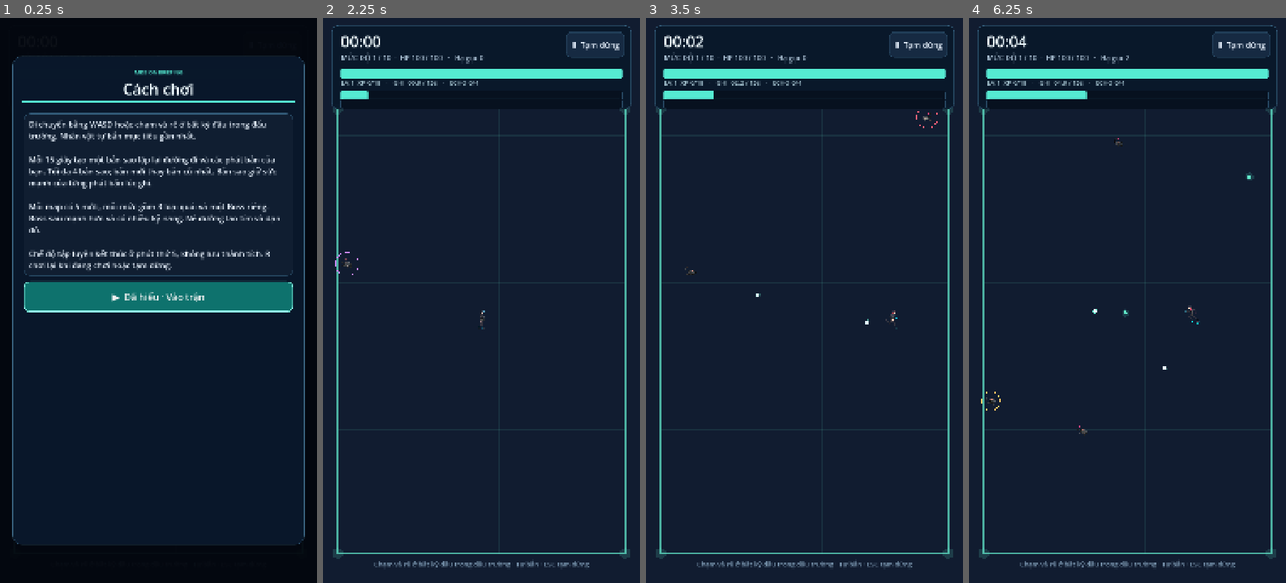
Above: before the commit, frames 1-4 (left to right).
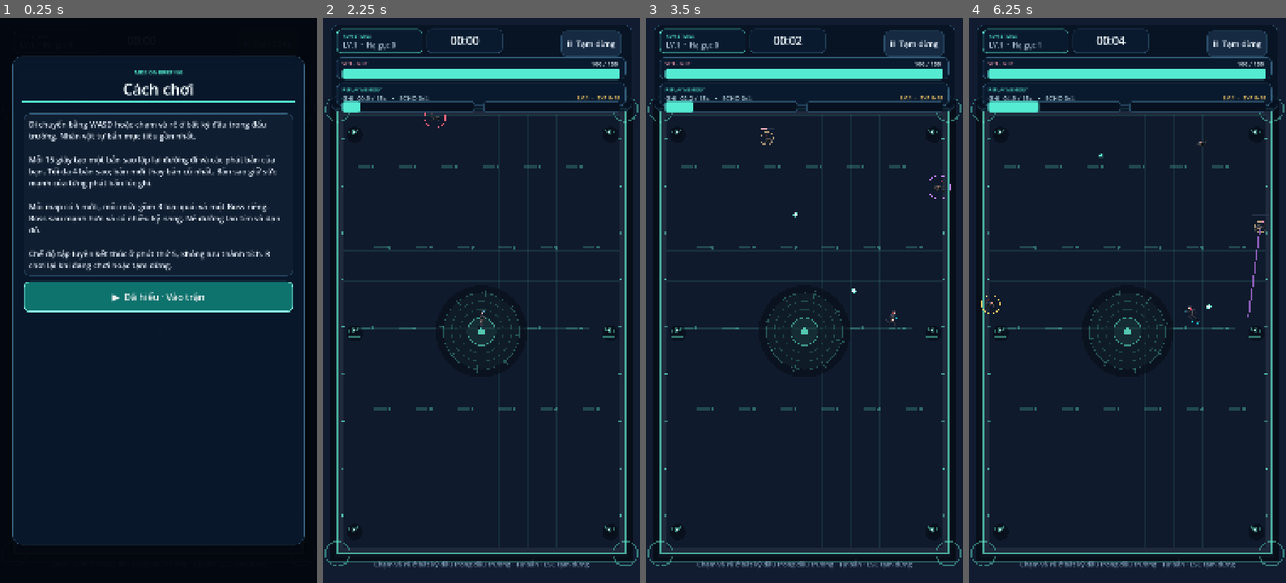
Above: after the commit, the same moments.

Repository: 2301NTTuan/replayborn
Game: Godot game, scene res://scenes/main.tscn
The game is run twice, just before and just after one commit, with the same random seed, the same clock (stepped at 60 frames per second) and the same inputs. This scene is started directly instead of the project's main scene.
Inputs (mouse positions are in pixels of both pictures, inside the frame that each line leads up to):
- Up to frame 1 (0.25 s): no input
- Up to frame 2 (2.25 s): click "▶ Đã hiểu · Vào trận" at 0.5 s; click "Ⅱ Tạm dừng" at 1.25 s; click "▶ Tiếp tục" at 2 s
- Up to frame 3 (3.5 s): tap Enter at 2.75 s; move the mouse to (874, 272) at 2.77 s; hold D (move_right) from 2.78 s (still down); click (874, 272) at 2.92 s
- Up to frame 4 (6.25 s): release D (move_right) at 3.5 s; drag from (1064, 328) to (1111, 413) at 3.52 s; move the mouse to (1159, 176) at 4.27 s; hold D (move_right) 4.28-5 s; click (1159, 176) at 4.42 s; drag from (1111, 413) to (1032, 215) at 5.02 s; move the mouse to (1222, 385) at 5.77 s; hold A (move_left) from 5.78 s (still down); click (1222, 385) at 5.92 s

The runs differ from the first frame. In frame 2, 5.2% of the frame differs, in the area x 0-100%, y 1-97%; in frame 3, 5.4%; in frame 4, 5.9%.

Commit message:
Audit assets and tune enemy wave progression

Diff:
--- a/scripts/core/director.gd
+++ b/scripts/core/director.gd
@@ -1,19 +1,23 @@
 extends RefCounted
+
 const Catalog = preload("res://scripts/data/catalog.gd")
+const LEVEL_COUNT := 5
+
 var game: Node
-var spawn_left: float = 0.6
+var spawn_left: float = 0.8
 var boss_spawned: bool = false
 var stage: int = 0
 var boss_defeated: int = 0
-const LEVEL_COUNT := 5
 var level_duration: float = 60.0
+var next_horde_at: float = 30.0
+var horde_index: int = 0
 
 func _init(owner_game: Node) -> void:
 	game = owner_game
 
 func advance(delta: float) -> void:
 	if game.practice:
-		stage = mini(5, int(game.run_time / 60.0))
+		stage = mini(LEVEL_COUNT, int(game.run_time / 60.0))
 	else:
 		stage = mini(LEVEL_COUNT - 1, boss_defeated)
 		if game.run_time >= float(boss_defeated + 1) * level_duration and not boss_spawned:
@@ -22,16 +26,48 @@
 			game.hud.announce("boss_arrives")
 	if boss_spawned:
 		return
+	# A horde window starts at 30s and repeats. Between windows the arena breathes.
+	if game.run_time >= next_horde_at:
+		spawn_horde()
+		next_horde_at += maxf(28.0, 44.0 - minf(12.0, game.run_time * 0.018))
+		spawn_left = 0.9
+		return
 	spawn_left -= delta
-	if spawn_left > 0 or game.enemies.size() >= 70:
+	if spawn_left > 0 or game.enemies.size() >= 80:
 		return
-	var order: Array[int] = game.map_data.enemies_for_stage(stage)
+	var order: Array[int] = game.map_data.enemies_for_stage(mini(stage, LEVEL_COUNT - 1))
+	if order.is_empty():
+		return
 	var data: Resource = Catalog.ENEMIES[order.pick_random()]
 	var elite: int = 0
-	if game.run_time >= 180 and randf() < 0.13:
-		elite = 1 if game.run_time < 300 or randf() < 0.5 else 2
-	game.spawn_enemy(data, elite, game.map_data.spawn_scale * (1.0 + stage * 0.22))
-	spawn_left = maxf(0.30, 0.92 - stage * 0.10) / game.map_data.spawn_scale
+	if game.run_time >= 90 and randf() < minf(0.28, 0.07 + game.run_time * 0.0005):
+		elite = 1 if randf() < 0.72 else 2
+	game.spawn_enemy(data, elite, enemy_difficulty())
+	# The opening is deliberately calm, then the single-spawn cadence tightens.
+	var cadence := 1.35 - minf(0.58, game.run_time * 0.0017) - stage * 0.04
+	spawn_left = maxf(0.38, cadence) / game.map_data.spawn_scale
+
+func spawn_horde() -> void:
+	if game.enemies.size() >= 80:
+		return
+	horde_index += 1
+	var order: Array[int] = game.map_data.enemies_for_stage(mini(stage, LEVEL_COUNT - 1))
+	if order.is_empty():
+		return
+	var count := clampi(7 + int(game.run_time / 55.0) + stage * 2, 7, 18)
+	var capacity: int = 80 - game.enemies.size()
+	count = mini(count, capacity)
+	for index in range(count):
+		var data: Resource = Catalog.ENEMIES[order[(index + horde_index) % order.size()]]
+		var elite := 1 if game.run_time >= 120 and index % 7 == 0 else 0
+		if game.run_time >= 240 and index % 11 == 0:
+			elite = 2
+		game.spawn_enemy(data, elite, enemy_difficulty())
+
+func enemy_difficulty() -> float:
+	# Health grows steadily; the cap keeps late practice playable while still dramatic.
+	var time_growth := minf(2.65, game.run_time * 0.0065)
+	return (1.0 + time_growth + stage * 0.14) * game.map_data.spawn_scale
 
 func complete_boss() -> void:
 	if not boss_spawned:
@@ -42,5 +78,6 @@
 		game.boss_killed = true
 	else:
 		stage = boss_defeated
+		next_horde_at = maxf(next_horde_at, game.run_time + 12.0)
 		spawn_left = 0.4
 		game.hud.announce("level_cleared")
--- a/scripts/enemy.gd
+++ b/scripts/enemy.gd
@@ -32,7 +32,7 @@
 	max_health = health
 	radius = data.radius * (1.2 if elite > 0 else 1.0)
 	speed = data.speed * (1.3 if elite == 1 else 1.0)
-	contact_damage = data.damage + (5 if elite > 0 else 0)
+	contact_damage = maxi(1, roundi(data.damage * (0.90 + (difficulty - 1.0) * 0.52))) + (5 if elite > 0 else 0)
 	orbit_sign = -1 if randf() < 0.5 else 1
 
 func advance(delta: float) -> void:
--- a/scripts/main.gd
+++ b/scripts/main.gd
@@ -37,7 +37,6 @@
 var kills: int = 0
 var run_tick: int = 0
 var run_time: float = 0
-var next_upgrade_tick: int = 1800
 var won: bool = false
 var practice: bool = false
 var reduced_effects: bool = false
@@ -157,10 +156,6 @@
 		finish(true)
 	elif run_tick >= 54000:
 		finish(false)
-	elif run_tick >= next_upgrade_tick and run_level == 1:
-		# Guarantee the first choice even when a short run has few enemies.
-		next_upgrade_tick += 1800
-		offer_upgrades()
 	hud.refresh()
 	queue_redraw()
 
@@ -288,15 +283,6 @@
 	hud.show_result()
 
 func _draw() -> void:
-	draw_rect(ARENA, Color("111c30"))
-	var map_accent: Color = map_data.accent if map_data != null else Color("62eacb")
-	for x in range(100, 1030, 100):
-		draw_line(Vector2(x, 310), Vector2(x, 1820), Color(map_accent, 0.10), 1)
-	for y in range(400, 1820, 100):
-		draw_line(Vector2(50, y), Vector2(1030, y), Color(map_accent, 0.10), 1)
-	for corner in [ARENA.position, Vector2(ARENA.end.x, ARENA.position.y), Vector2(ARENA.position.x, ARENA.end.y), ARENA.end]:
-		draw_circle(corner, 18, Color(map_accent, 0.16))
-	draw_rect(ARENA, Color(map_accent, 0.72), false, 5)
 	if art != null:
 		art.draw_projectiles(self)
 	if combat == null:
--- /dev/null
+++ b/scripts/visuals/arena_map.gd
@@ -0,0 +1,87 @@
+extends Node2D
+
+var arena: Rect2
+var base: Color
+var accent: Color
+var map_id: String
+var phase: float = 0.0
+
+func configure(value: Rect2, background: Color, map_accent: Color, id: String) -> void:
+	arena = value
+	base = background
+	accent = map_accent
+	map_id = id
+	queue_redraw()
+
+func _process(delta: float) -> void:
+	phase += delta
+	queue_redraw()
+
+func _draw() -> void:
+	if arena.size == Vector2.ZERO:
+		return
+	var outer := arena.grow(28)
+	var inner := arena.grow(-20)
+	var deep := base.darkened(0.50)
+	var panel := base.lightened(0.06)
+	var line := Color(accent, 0.20)
+	var soft_line := Color(accent, 0.10)
+	# Outer hull, interior plating and a clear walkable boundary.
+	draw_rect(outer, deep)
+	draw_rect(arena.grow(12), base.darkened(0.28))
+	draw_rect(arena, panel)
+	draw_rect(inner, base.darkened(0.08))
+	draw_rect(outer, Color(accent, 0.30), false, 3)
+	draw_rect(arena, Color(accent, 0.70), false, 5)
+	draw_rect(inner, Color(accent, 0.13), false, 2)
+	# Deck panels: large quiet areas make enemies, shots and echoes readable.
+	for x in range(int(inner.position.x) + 40, int(inner.end.x), 98):
+		draw_line(Vector2(x, inner.position.y), Vector2(x, inner.end.y), soft_line, 1)
+	for y in range(int(inner.position.y) + 44, int(inner.end.y), 104):
+		draw_line(Vector2(inner.position.x, y), Vector2(inner.end.x, y), soft_line, 1)
+	# Broken circuit lanes avoid the perfectly even debug-grid look.
+	for lane in range(4):
+		var y := inner.position.y + 176.0 + lane * 274.0
+		var left := inner.position.x + 48.0 + (lane % 2) * 56.0
+		var right := inner.end.x - 48.0 - ((lane + 1) % 2) * 56.0
+		draw_line(Vector2(left, y), Vector2(right, y), Color(accent, 0.16), 2)
+		for x in range(int(left), int(right), 142):
+			draw_rect(Rect2(x, y - 4, 42, 8), Color(accent, 0.22))
+			draw_circle(Vector2(x + 52, y), 5, Color(accent, 0.38))
+	# The replay core makes the arena identifiable at a glance.
+	var core := arena.get_center()
+	draw_circle(core, 156, Color(base.darkened(0.45), 0.72))
+	draw_circle(core, 128, Color(accent, 0.045))
+	for ring in range(3):
+		var radius := 74.0 + ring * 28.0
+		draw_arc(core, radius, -phase * (0.32 + ring * 0.08), TAU - phase * (0.32 + ring * 0.08), 64, Color(accent, 0.17 + ring * 0.06), 2)
+	for spoke in range(8):
+		var angle := TAU * spoke / 8.0 + phase * 0.12
+		var a := core + Vector2.from_angle(angle) * 114.0
+		var b := core + Vector2.from_angle(angle) * 142.0
+		draw_line(a, b, Color(accent, 0.30), 3)
+	draw_circle(core, 47 + sin(phase * 2.0) * 3.0, Color(accent, 0.08))
+	draw_arc(core, 47, 0, TAU, 32, Color(accent, 0.56), 3)
+	draw_circle(core, 12, Color(accent, 0.82))
+	# Environmental pylons are intentionally outside the active lane, so they do not block movement.
+	var pylons := [
+		Vector2(arena.position.x + 54, arena.position.y + 80), Vector2(arena.end.x - 54, arena.position.y + 80),
+		Vector2(arena.position.x + 54, arena.end.y - 80), Vector2(arena.end.x - 54, arena.end.y - 80),
+		Vector2(arena.position.x + 54, core.y), Vector2(arena.end.x - 54, core.y)
+	]
+	for index in range(pylons.size()):
+		draw_pylon(pylons[index], index)
+	# Corner brackets and small status lights finish the boundary without visual noise.
+	for corner in [arena.position, Vector2(arena.end.x, arena.position.y), Vector2(arena.position.x, arena.end.y), arena.end]:
+		draw_arc(corner, 42, 0, TAU, 24, Color(accent, 0.45), 4)
+	for y in range(int(arena.position.y) + 100, int(arena.end.y) - 60, 160):
+		draw_circle(Vector2(arena.position.x + 18, y), 4, Color(accent, 0.58 + sin(phase * 2.0 + y) * 0.18))
+		draw_circle(Vector2(arena.end.x - 18, y), 4, Color(accent, 0.58 + sin(phase * 2.0 + y + 1.0) * 0.18))
+
+func draw_pylon(at: Vector2, index: int) -> void:
+	var glow := 0.38 + sin(phase * 2.4 + index) * 0.14
+	draw_circle(at + Vector2(4, 7), 28, Color("020712", 0.48))
+	draw_colored_polygon(PackedVector2Array([at + Vector2(-19, 19), at + Vector2(19, 19), at + Vector2(12, -17), at + Vector2(-12, -17)]), base.darkened(0.45))
+	draw_polyline(PackedVector2Array([at + Vector2(-19, 19), at + Vector2(19, 19), at + Vector2(12, -17), at + Vector2(-12, -17), at + Vector2(-19, 19)]), Color(accent, 0.46), 2)
+	draw_circle(at + Vector2(0, -3), 9, Color(accent, glow))
+	draw_circle(at + Vector2(0, -3), 3, Color("eaffff"))
--- a/scripts/visuals/art_bridge.gd
+++ b/scripts/visuals/art_bridge.gd
@@ -4,6 +4,7 @@
     "vanguard_m", "vanguard_f", "runner_m", "runner_f", "tech_m", "tech_f",
     "warden_m", "warden_f", "duelist_m", "duelist_f"
 ]
+const ArenaMap = preload("res://scripts/visuals/arena_map.gd")
 
 var game: Node
 var map_root: Node2D
@@ -180,33 +181,6 @@
     map_root.z_index = -100
     game.add_child(map_root)
     game.move_child(map_root, 0)
-
-    var floor := TextureRect.new()
-    floor.position = game.ARENA.position
-    floor.size = game.ARENA.size
-    floor.texture = load("res://assets/replayborn/maps/%s/floor_tile.png" % map_id)
-    floor.expand_mode = TextureRect.EXPAND_IGNORE_SIZE
-    floor.stretch_mode = TextureRect.STRETCH_TILE
-    floor.texture_repeat = CanvasItem.TEXTURE_REPEAT_ENABLED
-    floor.mouse_filter = Control.MOUSE_FILTER_IGNORE
-    map_root.add_child(floor)
-
-    var rng := RandomNumberGenerator.new()
-    rng.seed = abs(hash(map_id))
-    for i in range(12):
-        var prop := Sprite2D.new()
-        prop.texture = load("res://assets/replayborn/maps/%s/prop_%02d.png" % [map_id, (i % 4) + 1])
-        var edge := i % 4
-        var p := Vector2.ZERO
-        if edge == 0:
-            p = Vector2(rng.randf_range(game.ARENA.position.x + 55, game.ARENA.end.x - 55), game.ARENA.position.y + rng.randf_range(30, 95))
-        elif edge == 1:
-            p = Vector2(rng.randf_range(game.ARENA.position.x + 55, game.ARENA.end.x - 55), game.ARENA.end.y - rng.randf_range(30, 95))
-        elif edge == 2:
-            p = Vector2(game.ARENA.position.x + rng.randf_range(30, 80), rng.randf_range(game.ARENA.position.y + 120, game.ARENA.end.y - 120))
-        else:
-            p = Vector2(game.ARENA.end.x - rng.randf_range(30, 80), rng.randf_range(game.ARENA.position.y + 120, game.ARENA.end.y - 120))
-        prop.position = p
-        prop.modulate.a = 0.70
-        prop.scale = Vector2(0.72, 0.72)
-        map_root.add_child(prop)
+    var arena_map := ArenaMap.new()
+    arena_map.configure(game.ARENA, game.map_data.background, game.map_data.accent, map_id)
+    map_root.add_child(arena_map)
--- a/tests/run_smoke.gd
+++ b/tests/run_smoke.gd
@@ -24,6 +24,9 @@
 	for tick in range(18000):
 		game.damage_time = 99
 		game._physics_process(1.0 / 60)
+		# Cores are now earned from collected XP, never from a time-based trigger.
+		if tick == 1800:
+			game.gain_xp(game.xp_to_next)
 		if game.state == game.State.UPGRADE:
 			game.apply_upgrade(0)
 			upgrades += 1
@@ -41,7 +44,6 @@
 	game.set_physics_process(false)
 	game.sound.set_levels(0, 0)
 	game.run_tick = 3599
-	game.next_upgrade_tick = 999999
 	game.damage_time = 99
 	game._physics_process(1.0 / 60)
 	check(is_instance_valid(game.boss), "first boss appears at one minute")
--- a/ui/hud.gd
+++ b/ui/hud.gd
@@ -5,7 +5,9 @@
 var root_control: Control
 var stats_label: Label
 var clock_label: Label
+var health_label: Label
 var echo_label: Label
+var xp_label: Label
 var boss_label: Label
 var progress: ProgressBar
 var xp_progress: ProgressBar
@@ -25,6 +27,14 @@
 func t(key: String) -> String:
 	return UI.text(key, game.profile)
 
+func hud_card(rect: Rect2, border: Color = Color("315976")) -> Panel:
+	var panel := Panel.new()
+	panel.position = rect.position
+	panel.size = rect.size
+	panel.add_theme_stylebox_override("panel", UI.box(Color("0a1a2e", 0.96), 16, border, 2))
+	root_control.add_child(panel)
+	return panel
+
 func bind_game(owner_game: Node) -> void:
 	game = owner_game
 	process_mode = Node.PROCESS_MODE_ALWAYS
@@ -32,47 +42,68 @@
 	root_control.theme = UI.theme()
 	root_control.mouse_filter = Control.MOUSE_FILTER_IGNORE
 	add_child(root_control)
-	var top_panel := Panel.new()
-	top_panel.position = Vector2(30, 24)
-	top_panel.size = Vector2(1020, 288)
-	top_panel.add_theme_stylebox_override("panel", UI.box(Color("09182a", 0.94), 22, Color("315976"), 2))
-	root_control.add_child(top_panel)
-	var top_line := ColorRect.new()
-	top_line.position = Vector2(54, 304)
-	top_line.size = Vector2(972, 3)
-	top_line.color = Color("55ebd2")
-	root_control.add_child(top_line)
-	clock_label = UI.label(root_control, "00:00", 54)
-	clock_label.position = Vector2(60, 42)
-	clock_label.size = Vector2(520, 70)
+	var backdrop := Panel.new()
+	backdrop.position = Vector2(28, 22)
+	backdrop.size = Vector2(1024, 294)
+	backdrop.add_theme_stylebox_override("panel", UI.box(Color("061222", 0.82), 24, Color("264a67"), 2))
+	root_control.add_child(backdrop)
+	hud_card(Rect2(46, 38, 294, 82), Color("55ebd2"))
+	hud_card(Rect2(354, 38, 258, 82), Color("315976"))
+	hud_card(Rect2(46, 134, 986, 74), Color("315976"))
+	hud_card(Rect2(46, 222, 986, 76), Color("315976"))
+	var run_caption := UI.label(root_control, "RUN STATUS", 16)
+	run_caption.position = Vector2(68, 49)
+	run_caption.size = Vector2(240, 22)
+	run_caption.add_theme_color_override("font_color", Color("55ebd2"))
+	clock_label = UI.label(root_control, "00:00", 38, true)
+	clock_label.position = Vector2(370, 51)
+	clock_label.size = Vector2(226, 48)
 	clock_label.add_theme_color_override("font_color", Color("effbff"))
 	stats_label = UI.label(root_control, "", 24)
-	stats_label.position = Vector2(62, 119)
-	stats_label.size = Vector2(720, 42)
+	stats_label.position = Vector2(68, 75)
+	stats_label.size = Vector2(250, 32)
 	stats_label.add_theme_color_override("font_color", Color("aec4d7"))
+	var vital_caption := UI.label(root_control, "VITAL // HP", 16)
+	vital_caption.position = Vector2(66, 143)
+	vital_caption.size = Vector2(220, 22)
+	vital_caption.add_theme_color_override("font_color", Color("ff9eb1"))
+	health_label = UI.label(root_control, "", 21)
+	health_label.position = Vector2(765, 141)
+	health_label.size = Vector2(240, 28)
+	health_label.horizontal_alignment = HORIZONTAL_ALIGNMENT_RIGHT
+	health_label.add_theme_color_override("font_color", Color("effbff"))
 	health_bar = ProgressBar.new()
-	health_bar.position = Vector2(60, 171)
-	health_bar.size = Vector2(960, 18)
+	health_bar.position = Vector2(66, 173)
+	health_bar.size = Vector2(946, 16)
 	health_bar.show_percentage = false
 	root_control.add_child(health_bar)
+	var memory_caption := UI.label(root_control, "REPLAY MEMORY", 16)
+	memory_caption.position = Vector2(66, 232)
+	memory_caption.size = Vector2(250, 22)
+	memory_caption.add_theme_color_override("font_color", Color("55ebd2"))
 	echo_label = UI.label(root_control, "", 22)
-	echo_label.position = Vector2(62, 204)
-	echo_label.size = Vector2(960, 35)
+	echo_label.position = Vector2(66, 257)
+	echo_label.size = Vector2(455, 26)
 	echo_label.add_theme_color_override("font_color", Color("a8c7d3"))
+	xp_label = UI.label(root_control, "", 19)
+	xp_label.position = Vector2(548, 257)
+	xp_label.size = Vector2(464, 26)
+	xp_label.horizontal_alignment = HORIZONTAL_ALIGNMENT_RIGHT
+	xp_label.add_theme_color_override("font_color", Color("ffd26a"))
 	progress = ProgressBar.new()
-	progress.position = Vector2(60, 246)
-	progress.size = Vector2(960, 13)
+	progress.position = Vector2(66, 284)
+	progress.size = Vector2(450, 7)
 	progress.max_value = 900
 	progress.show_percentage = false
 	root_control.add_child(progress)
 	xp_progress = ProgressBar.new()
-	xp_progress.position = Vector2(60, 274)
-	xp_progress.size = Vector2(960, 9)
+	xp_progress.position = Vector2(548, 284)
+	xp_progress.size = Vector2(464, 7)
 	xp_progress.show_percentage = false
 	root_control.add_child(xp_progress)
 	pause_button = UI.button(root_control, t("pause"), game.toggle_pause)
-	pause_button.position = Vector2(828, 47)
-	pause_button.size = Vector2(188, 64)
+	pause_button.position = Vector2(812, 43)
+	pause_button.size = Vector2(204, 72)
 	pause_button.text = "Ⅱ  " + t("pause")
 	joystick = Joystick.new()
 	joystick.name = "Joystick"
@@ -131,10 +162,12 @@
 
 func refresh() -> void:
 	clock_label.text = "%02d:%02d" % [int(game.run_time) / 60, int(game.run_time) % 60]
-	stats_label.text = "%s  ·  HP %d / %d   ·   %s %d" % [t("level") % (game.director.stage + 1), ceili(game.health), int(game.max_health), t("kills"), game.kills]
+	stats_label.text = "LV.%d  •  %s %d" % [game.director.stage + 1, t("kills"), game.kills]
+	health_label.text = "%d / %d" % [ceili(game.health), int(game.max_health)]
 	health_bar.max_value = game.max_health
 	health_bar.value = game.health
-	echo_label.text = "LV.%d  XP %d/%d   ·   %s  %04.1f / 15s   ·   ECHO %d/4" % [game.run_level, game.run_xp, game.xp_to_next, t("record"), game.recorder.tick / 60.0, game.echoes.size()]
+	echo_label.text = "%s  %04.1f / 15s   •   ECHO %d/4" % [t("record"), game.recorder.tick / 60.0, game.echoes.size()]
+	xp_label.text = "LV.%d  •  EXP %d/%d" % [game.run_level, game.run_xp, game.xp_to_next]
 	progress.value = game.recorder.tick
 	xp_progress.max_value = game.xp_to_next
 	xp_progress.value = game.run_xp
@@ -203,9 +236,9 @@
 	UI.primary_button(body, "▶  " + t("ready"), game.begin_play, 104).grab_focus()
 
 func show_upgrades(offers: Array) -> void:
-	show_overlay(t("choose"))
-	overlay_kicker.text = "LEVEL UP  /  SELECT ONE AUGMENT"
-	overlay_note("Chọn một nâng cấp để định hình vòng lặp hiện tại.")
+	show_overlay("CHỌN LÕI" if game.profile.data.language == "vi" else "CHOOSE CORE")
+	overlay_kicker.text = "LEVEL UP  /  SELECT ONE CORE"
+	overlay_note("Bạn đã nhặt đủ EXP. Chạm một lõi để nâng cấp vòng lặp.")
 	var accents := [Color("55ebd2"), Color("ffd26a"), Color("b78cff")]
 	for index in range(offers.size()):
 		var offer_index := index
@@ -223,7 +256,7 @@
 			offer_panel.add_theme_stylebox_override("panel", UI.box(Color("17364c"), 22, accents[index % accents.size()], 3)))
 		offer_panel.mouse_exited.connect(func() -> void:
 			offer_panel.add_theme_stylebox_override("panel", UI.box(UI.SURFACE, 22, accents[index % accents.size()], 2)))
-		UI.caption(offer, "AUGMENT %02d" % (index + 1))
+		UI.caption(offer, "CORE %02d" % (index + 1))
 		var title_label := UI.label(offer, title, 31)
 		title_label.add_theme_color_override("font_color", accents[index % accents.size()])
 		var description_label := UI.label(offer, description, 22)
Binary file removed: assets/replayborn/maps/black_archive/border_tile.png
Not shown, removed: assets/replayborn/maps/black_archive/border_tile.png.import
Binary file removed: assets/replayborn/maps/black_archive/floor_tile.png
Not shown, removed: assets/replayborn/maps/black_archive/floor_tile.png.import
Binary file removed: assets/replayborn/maps/black_archive/prop_01.png
Not shown, removed: assets/replayborn/maps/black_archive/prop_01.png.import
Binary file removed: assets/replayborn/maps/black_archive/prop_02.png
Not shown, removed: assets/replayborn/maps/black_archive/prop_02.png.import
Binary file removed: assets/replayborn/maps/black_archive/prop_03.png
Not shown, removed: assets/replayborn/maps/black_archive/prop_03.png.import
Binary file removed: assets/replayborn/maps/black_archive/prop_04.png
Not shown, removed: assets/replayborn/maps/black_archive/prop_04.png.import
(and 172 more such lines)
